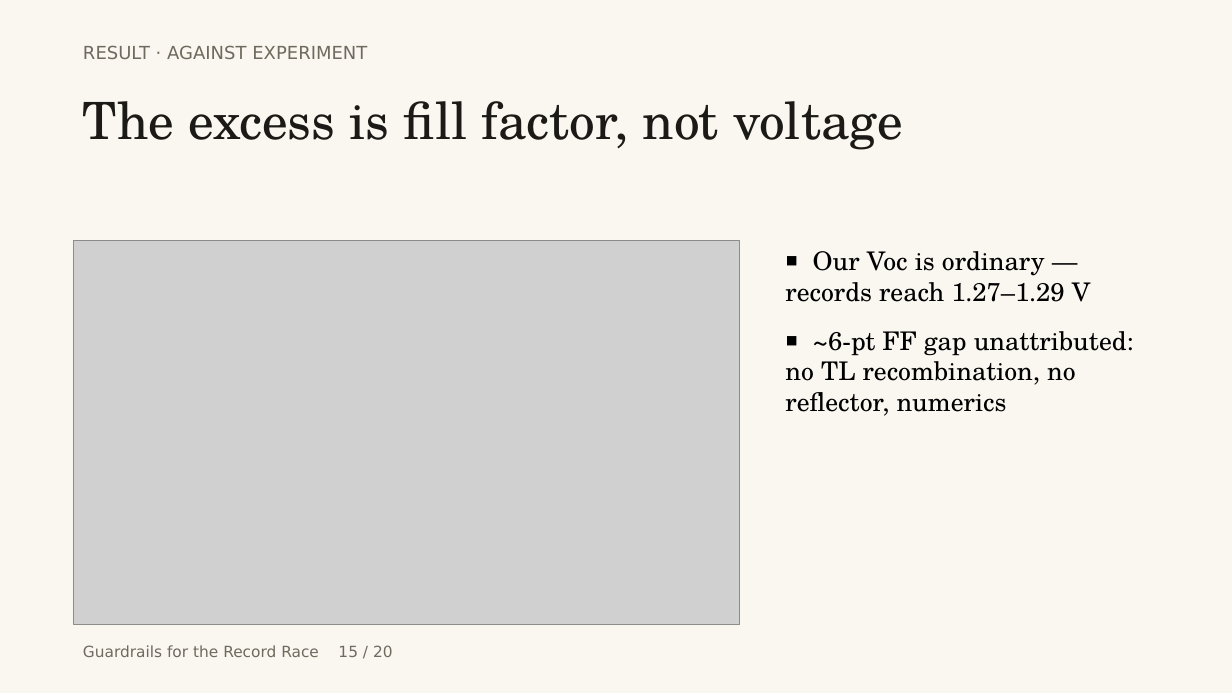
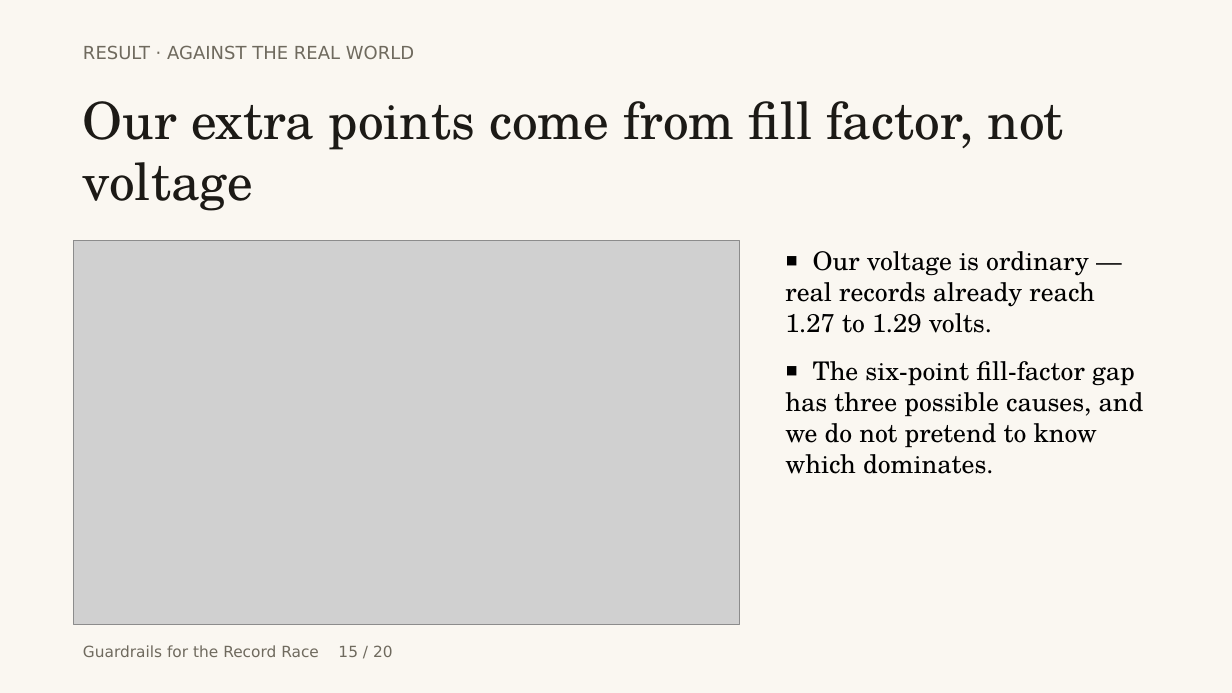
Before and after one commit to touhidsiddiqueeraj-bit/cspbi3-cbts-guardrailed, a slide deck: slide 15 of opendesign/mockups/record-race-deck/record-race-deck.pptx. Drawn at 1232x693 pixels with LibreOffice and Linux fonts; fonts in the diff are those of the drawing; grey boxes stand for pictures. Boxes give left, top, right and bottom in pixels: in the first picture for what was removed or moved away, otherwise in the second. Text is boxed around its words. In the diff, an @@ line names an element or a change of style, - is before the commit and + after.

```diff
--- a/opendesign/mockups/record-race-deck/record-race-deck.pptx
+++ b/opendesign/mockups/record-race-deck/record-race-deck.pptx
@@ text at (x1=83, y1=45, x2=414, y2=59): text changed @@
-RESULT · AGAINST EXPERIMENT
+RESULT · AGAINST THE REAL WORLD
@@ text at (x1=83, y1=101, x2=1064, y2=211): text changed @@
-The excess is fill factor, not voltage
+Our extra points come from fill factor, not voltage
@@ text at (x1=785, y1=251, x2=1144, y2=474): text changed @@
-▪ Our Voc is ordinary — records reach 1.27–1.29 V
-▪ ~6-pt FF gap unattributed: no TL recombination, no reflector, numerics
+▪ Our voltage is ordinary — real records already reach 1.27 to 1.29 volts.
+▪ The six-point fill-factor gap has three possible causes, and we do not pretend to know which dominates.
```
Also in this commit, not shown: 19 other slides changed, 2 other files.
